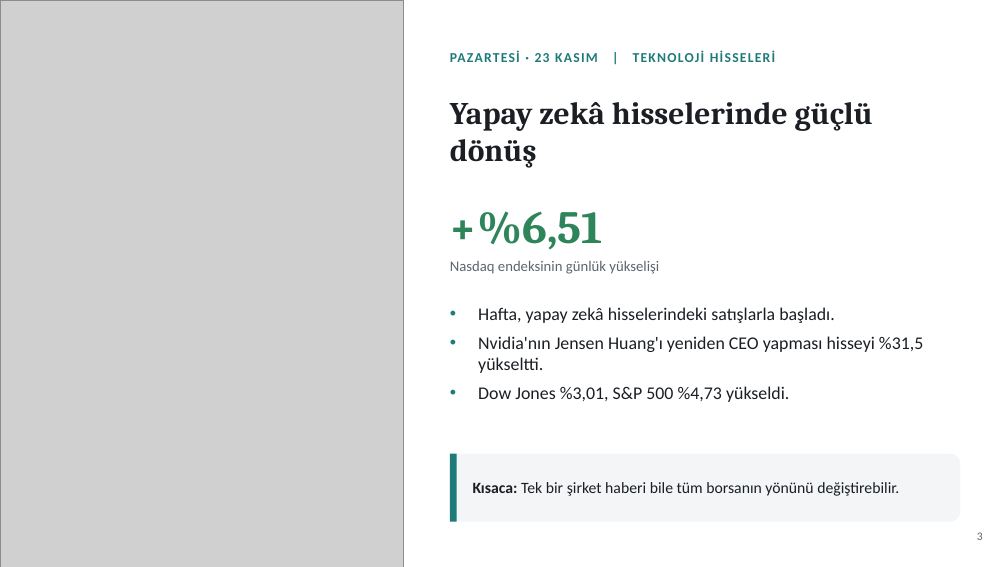
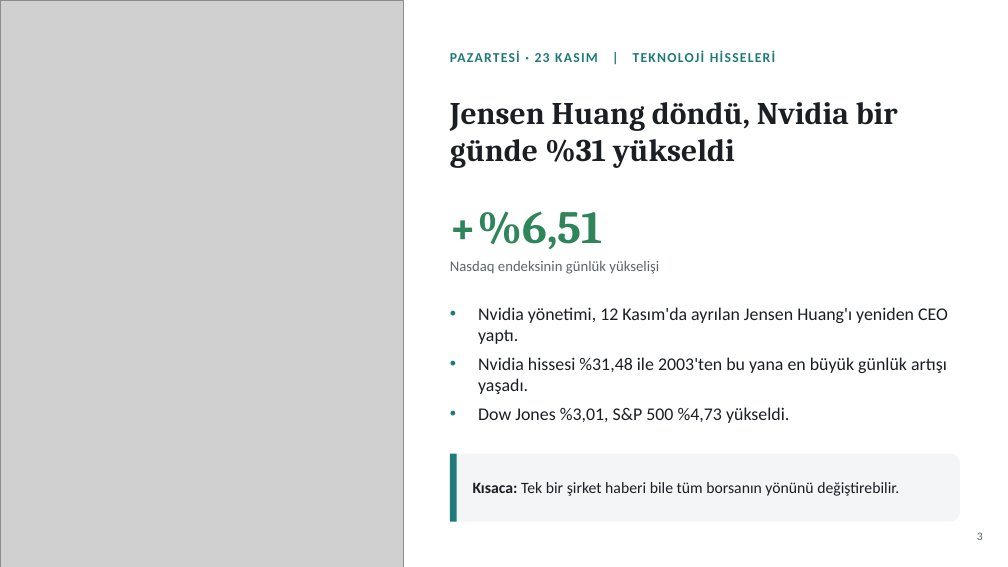
Before and after one commit to likyastudio/ikya-studios-ad, a slide deck: slide 3 of sunum/Haftalik_Ekonomi_Gundemi_Sade.pptx. Drawn at 1008x567 pixels with LibreOffice and Linux fonts; fonts in the diff are those of the drawing; grey boxes stand for pictures. Boxes give left, top, right and bottom in pixels: in the first picture for what was removed or moved away, otherwise in the second. Text is boxed around its words. In the diff, an @@ line names an element or a change of style, - is before the commit and + after.

```diff
--- a/sunum/Haftalik_Ekonomi_Gundemi_Sade.pptx
+++ b/sunum/Haftalik_Ekonomi_Gundemi_Sade.pptx
@@ text at (450, 102, 898, 168): text changed @@
-Yapay zekâ hisselerinde güçlü dönüş
+Jensen Huang döndü, Nvidia bir günde %31 yükseldi
@@ text at (478, 307, 948, 394): text changed @@
-• Hafta, yapay zekâ hisselerindeki satışlarla başladı.
-• Nvidia'nın Jensen Huang'ı yeniden CEO yapması hisseyi %31,5 yükseltti.
+• Nvidia yönetimi, 12 Kasım'da ayrılan Jensen Huang'ı yeniden CEO yaptı.
+• Nvidia hissesi %31,48 ile 2003'ten bu yana en büyük günlük artışı yaşadı.
```
Also in this commit, not shown: 14 other slides changed, 1 slide added, 1 slide removed.
